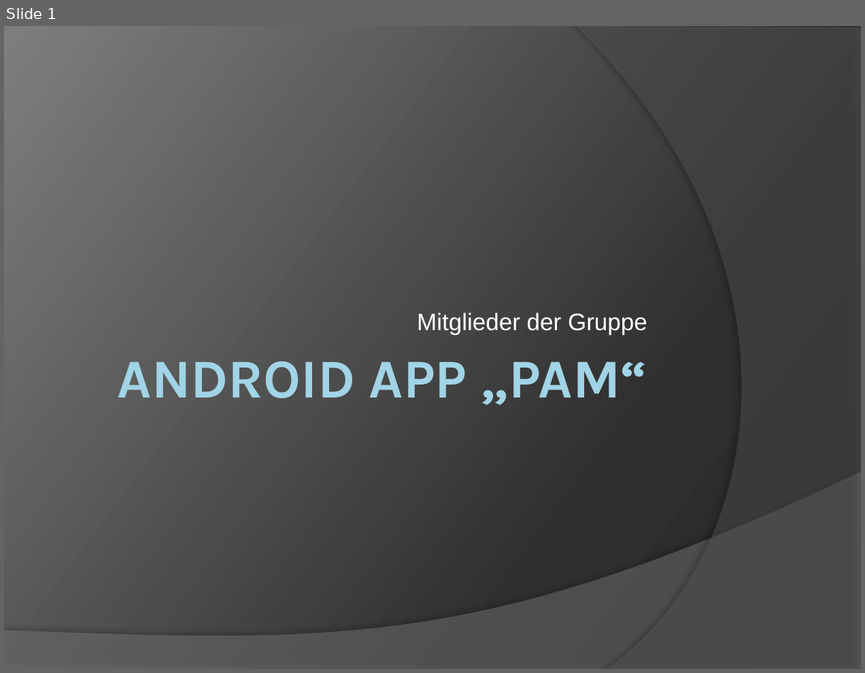
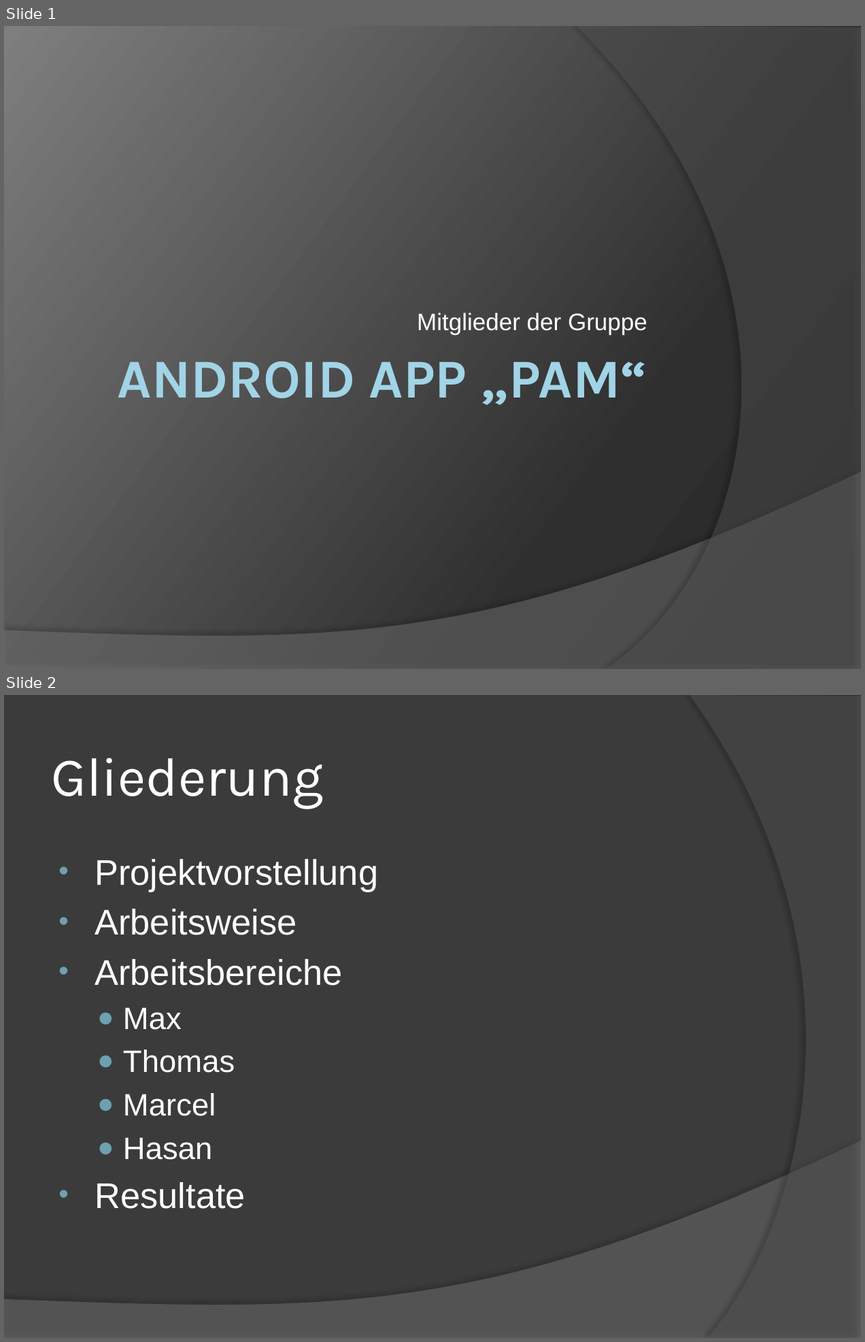
Before and after one commit to mbohlaender/pam, a slide deck: documentation/presentation.pptx. Shown one above the other, each under a label of ours: slide 1 before the commit, slides 1 and 2 after it. The pictures are 865x673 and 865x1342 pixels, drawn with LibreOffice and Linux fonts; fonts in the diff are those of the drawing. Boxes give left, top, right and bottom in pixels: in the first picture for what was removed or moved away, otherwise in the second. Text is boxed around its words. In the diff, an @@ line names an element or a change of style, - is before the commit and + after.

```diff
--- a/documentation/presentation.pptx
+++ b/documentation/presentation.pptx
@@ slide 2 added at [4, 695, 861, 1338], background #3B3B3B; not listed: 1 template element that a slide beside it also shows @@
@@ freeform shape added at [689, 695, 861, 1338], fill #5E5E5E at 40% opacity @@
@@ title added at [51, 758, 323, 809], 46 pt, text #FFFFFF @@
+Gliederung
@@ text added at [94, 859, 378, 1208], 30 pt, text #FFFFFF @@
+• Projektvorstellung
+• Arbeitsweise
+• Arbeitsbereiche
+  ● Max
+  ● Thomas
+  ● Marcel
+  ● Hasan
+• Resultate
```
Also in this commit, not shown: 4 other slides changed, 3 other slides added, 5 slides removed.
